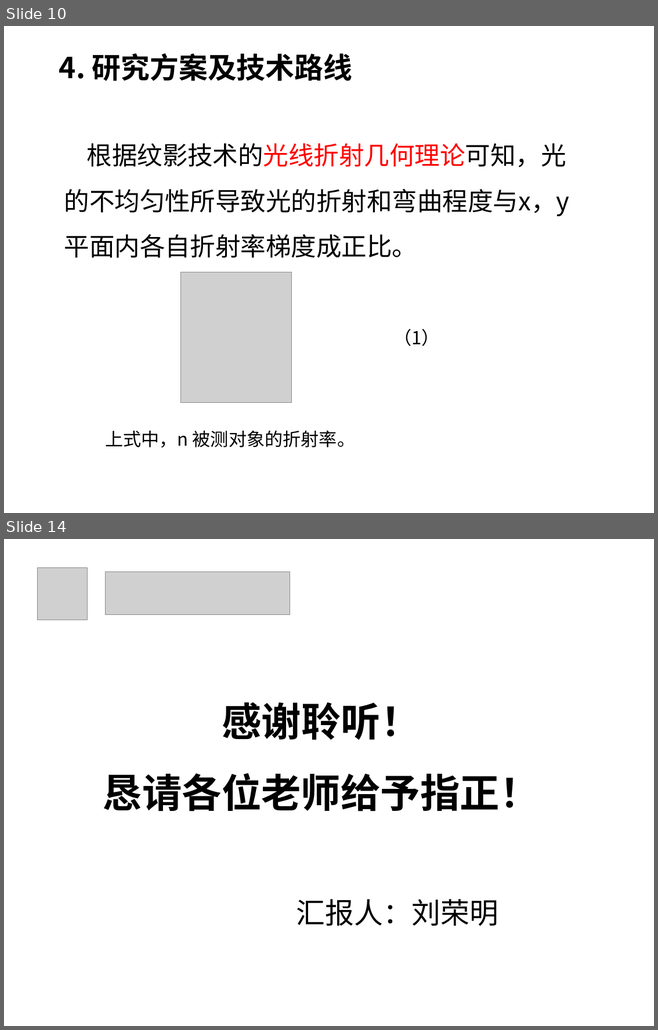
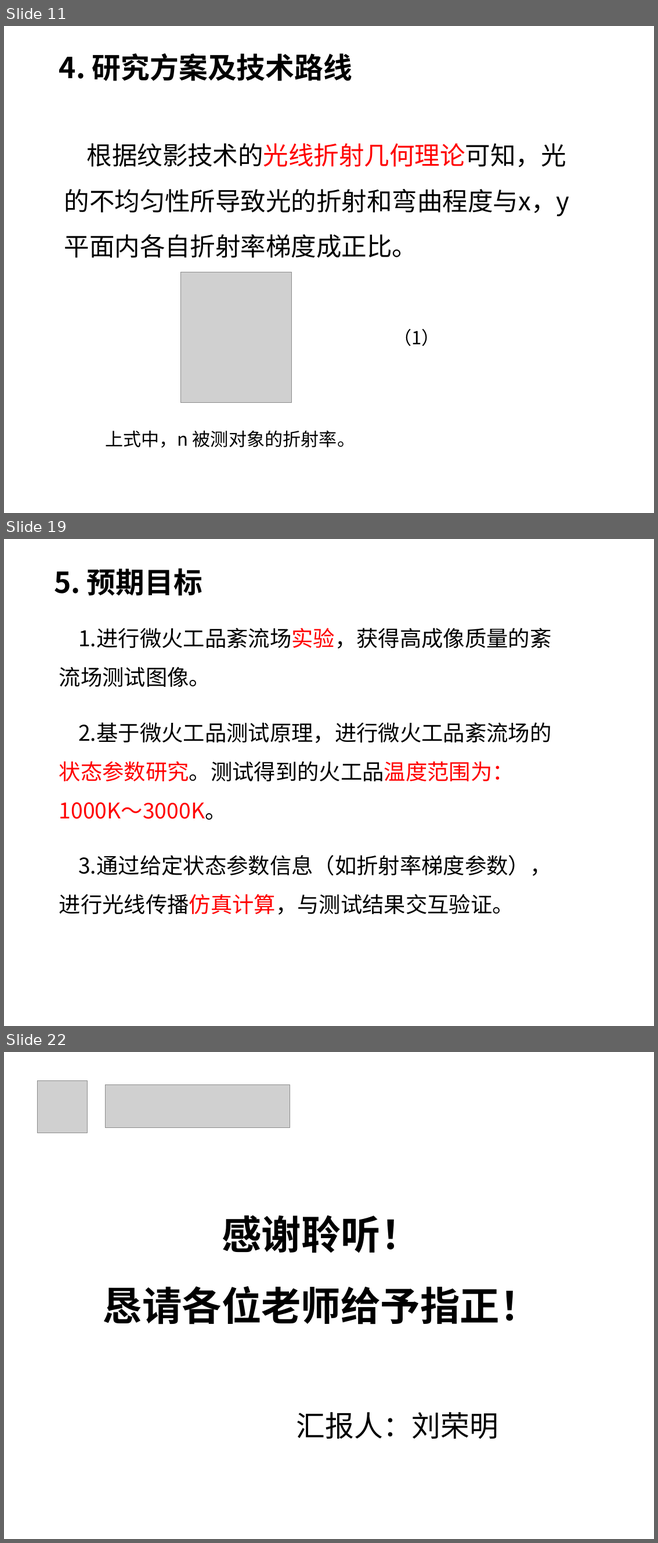
Before and after one commit to Kate-liu/Master-Study, a slide deck: 6-Record/1-开题/开题报告/1816210692-刘荣明.ppt. Shown one above the other, each under a label of ours: slides 10 and 14 before the commit, slides 11, 19 and 22 after it; the slides between them are not shown. The pictures are 658x1030 and 658x1543 pixels, drawn with LibreOffice and Linux fonts; fonts in the diff are those of the drawing; grey boxes stand for pictures; background and template pictures are left out. Boxes give left, top, right and bottom in pixels: in the first picture for what was removed or moved away, otherwise in the second. Text is boxed around its words. In the diff, an @@ line names an element or a change of style, - is before the commit and + after.

```diff
--- a/6-Record/1-开题/开题报告/1816210692-刘荣明.ppt
+++ b/6-Record/1-开题/开题报告/1816210692-刘荣明.ppt
@@ slide 19 added at [4, 539, 654, 1026], background #FFFFFF @@
@@ text added at [54, 568, 202, 596], 32 pt, text #000000, bold @@
+5. 预期目标
@@ text added at [59, 628, 551, 915], 24 pt, text #000000 @@
+1.进行微火工品紊流场实验，获得高成像质量的紊流场测试图像。
+2.基于微火工品测试原理，进行微火工品紊流场的状态参数研究。测试得到的火工品温度范围为：1000K～3000K。
+3.通过给定状态参数信息（如折射率梯度参数），进行光线传播仿真计算，与测试结果交互验证。
@@ line added from (329, 674) to (329, 896), #FFFFFF 0.51 pt dashed @@
@@ what was slide 10 is now slide 11 @@
@@ what was slide 14 is now slide 22 @@
```
Also in this commit, not shown: 2 slides changed, 9 other slides added, 2 slides removed, 1 other file.
